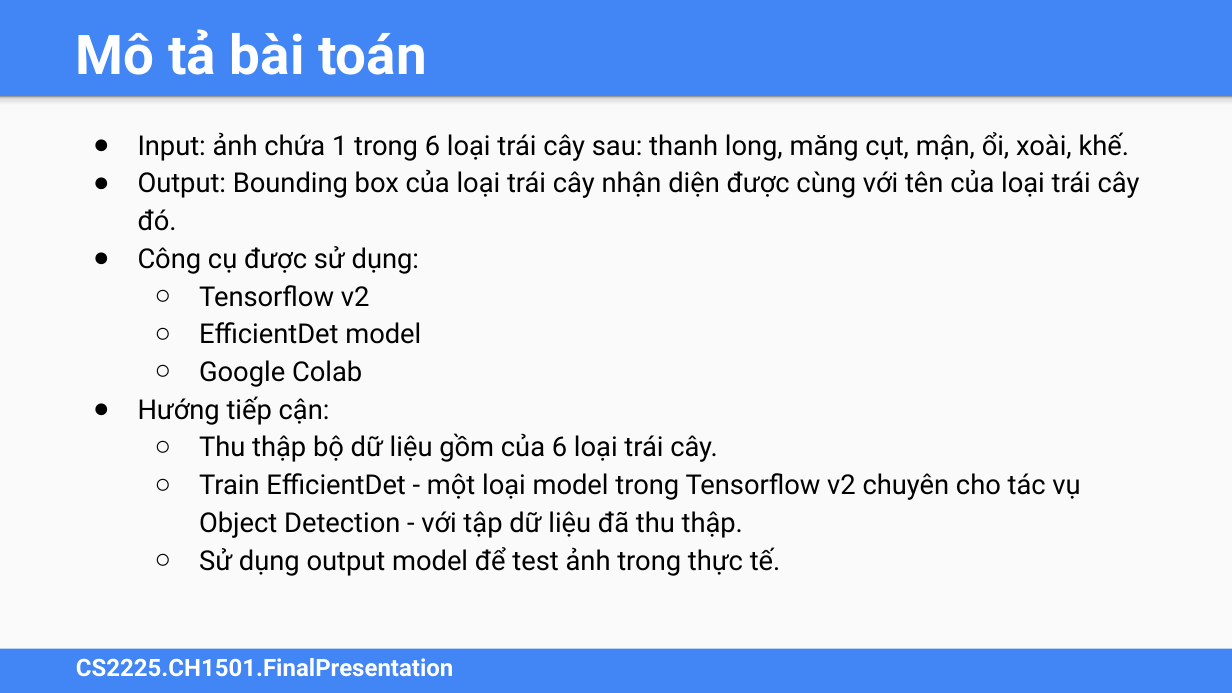
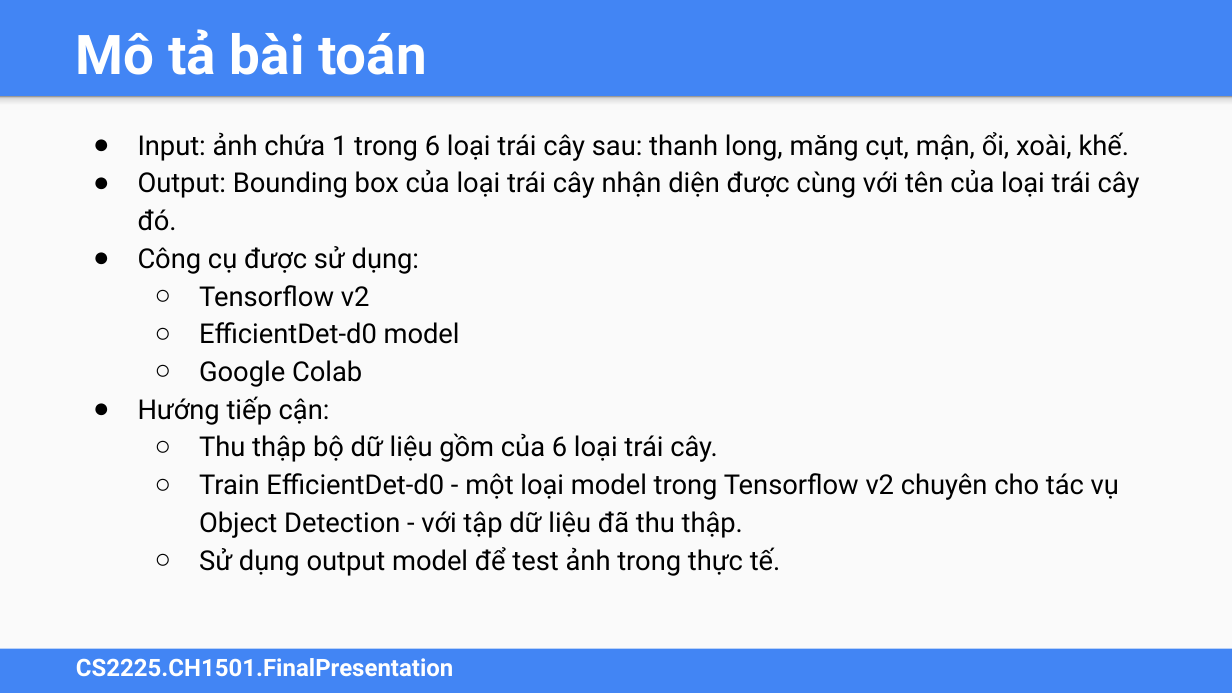
Before and after one commit to MaiNga-uit/CS2225.CH1507, a slide deck: slide 4 of CS2225.BaoCaoCuoiKy.pptx (slide 5 before the commit). Drawn at 1232x693 pixels with LibreOffice and Linux fonts; fonts in the diff are those of the drawing. Boxes give left, top, right and bottom in pixels: in the first picture for what was removed or moved away, otherwise in the second. Text is boxed around its words. In the diff, an @@ line names an element or a change of style, - is before the commit and + after.

```diff
--- a/CS2225.BaoCaoCuoiKy.pptx
+++ b/CS2225.BaoCaoCuoiKy.pptx
@@ text at box(199, 322, 460, 344): text changed @@
-  ○ EfficientDet model
+  ○ EfficientDet-d0 model
@@ text at box(199, 473, 1119, 538): text changed @@
-  ○ Train EfficientDet - một loại model trong Tensorflow v2 chuyên cho tác vụ Object Detection - với tập dữ liệu đã thu thập.
+  ○ Train EfficientDet-d0 - một loại model trong Tensorflow v2 chuyên cho tác vụ Object Detection - với tập dữ liệu đã thu thập.
```
Also in this commit, not shown: 2 other slides changed, 1 slide removed.
